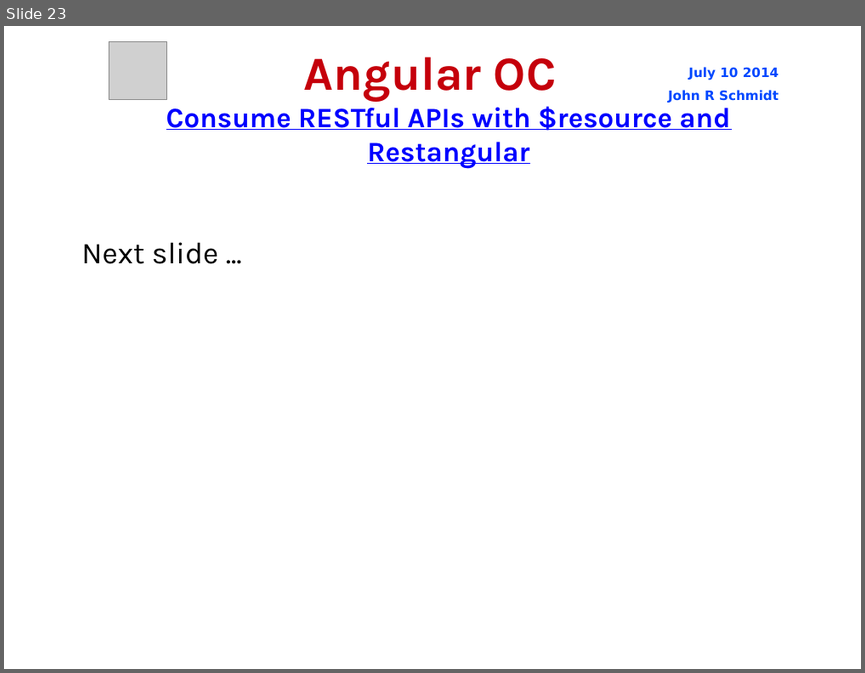
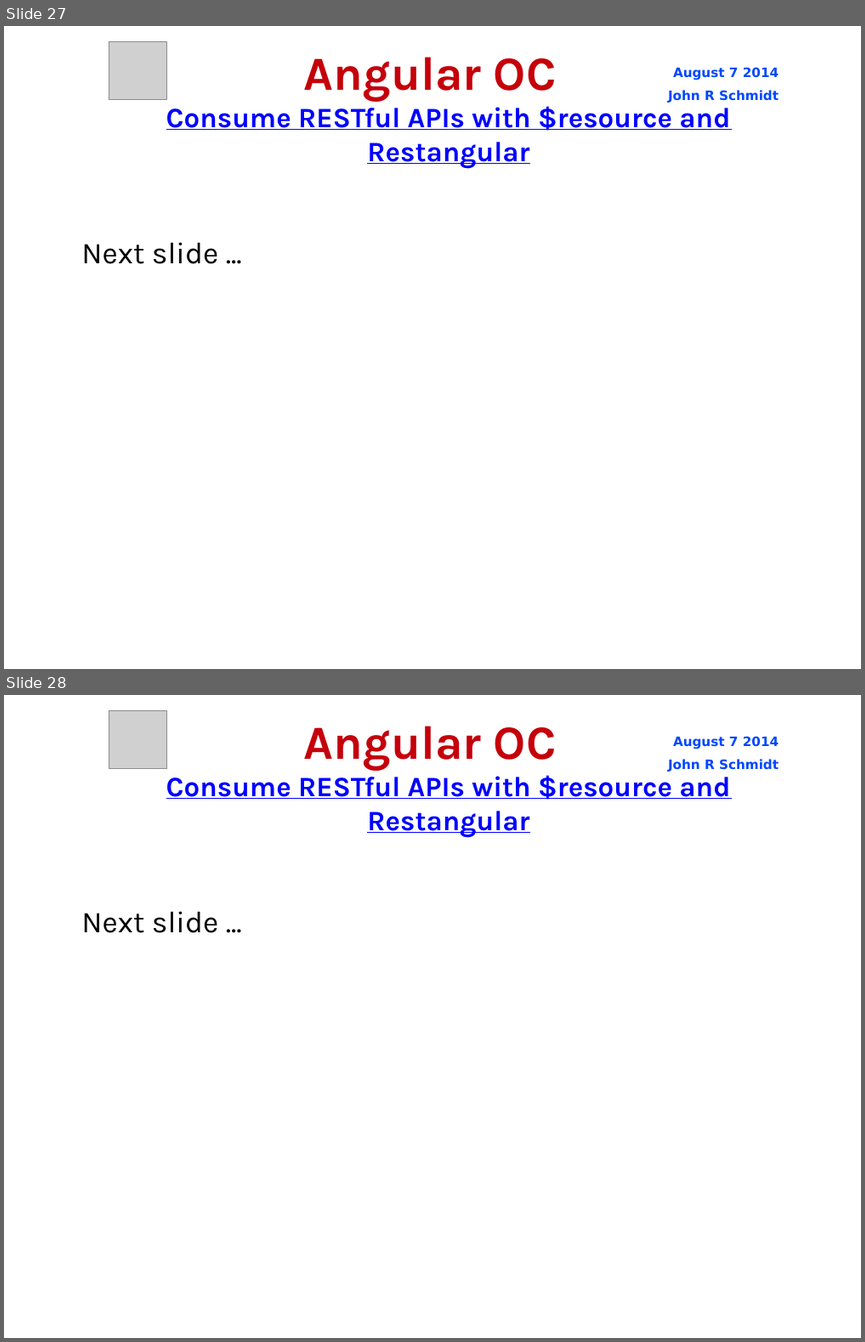
Before and after one commit to jrschmidt/fifa-angular-rest-demo, a slide deck: fifa.odp. Shown one above the other, each under a label of ours: slide 23 before the commit, slides 27 and 28 after it. The pictures are 865x673 and 865x1342 pixels, drawn with LibreOffice and Linux fonts; fonts in the diff are those of the drawing; grey boxes stand for pictures; background and template pictures are left out. Boxes give left, top, right and bottom in pixels: in the first picture for what was removed or moved away, otherwise in the second. Text is boxed around its words. In the diff, an @@ line names an element or a change of style, - is before the commit and + after.

Commit message:
working angular app inside a rails app

```diff
--- a/fifa.odp
+++ b/fifa.odp
@@ slide 28 added at (4,695,861,1338), background picture (left out) @@
@@ picture added at (109,710,167,768) @@
@@ title added at (304,726,556,771), 44 pt, text #C5000B, bold @@
+Angular OC
@@ text added at (668,736,778,771), 12 pt, text #0047FF, bold @@
+August 7 2014
+John R Schmidt
@@ text added at (166,771,730,837), 26 pt, text #0000FF, bold, underline @@
+Consume RESTful APIs with $resource and Restangular
@@ subtitle added at (81,911,218,933), 28 pt, text #000000 @@
+Next slide ...
@@ what was slide 23 is now slide 27 @@
@@ slide 27 changed as well @@
@@ text at (673,67,778,80): text changed @@
-July 10 2014
+August 7 2014
```
Also in this commit, not shown: 22 other slides changed, 4 other slides added, 16 other files.
